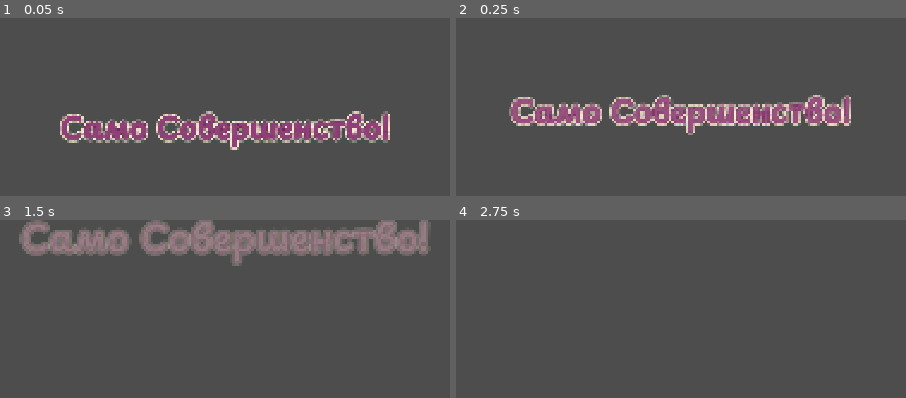
Above: before the commit, frames 1-4 (two rows, left to right).
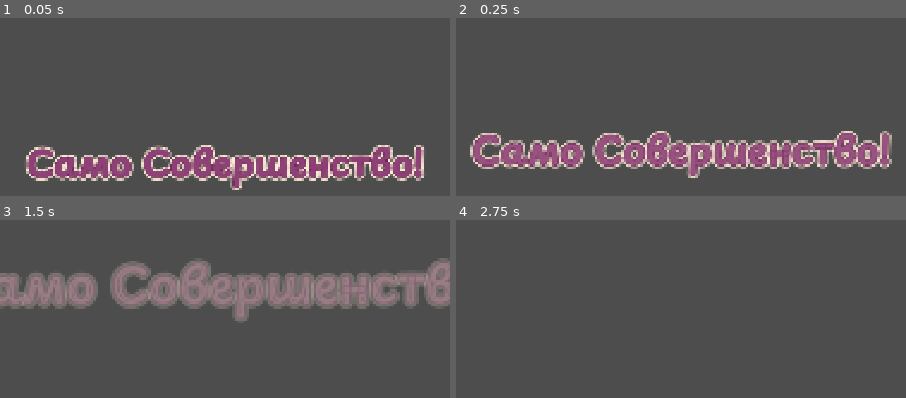
Above: after the commit, the same moments.

Repository: justkuzan/SuikaGame
Game: Godot game, scene res://Core/Combo/ComboPopUp/ComboPopUp.tscn
Two runs of this game, one before a commit and one after it. Both use one fixed random seed, a clock stepped at 60 frames per second and the inputs below. This scene is started directly instead of the project's main scene.
Inputs (mouse positions are in pixels of both pictures, inside the frame that each line leads up to):
- Up to frame 1 (0.05 s): no input
- Up to frame 2 (0.25 s): no input
- Up to frame 3 (1.5 s): move the mouse to (outside the picture) at 0.52 s; press the mouse at (outside the picture) at 0.53 s; move the mouse to (outside the picture) at 1.27 s; release the mouse at (outside the picture) at 1.28 s; click (outside the picture) at 1.35 s
- Up to frame 4 (2.75 s): move the mouse to (outside the picture) at 2.02 s; press the mouse at (outside the picture) at 2.03 s

The runs differ from the first frame. In frame 1, 21% of the frame differs, in the area x 5-95%, y 52-97%; in frame 2, 23%; in frame 3, 30%, in the area x 0-100%, y 0-57%; in frame 4, nothing differs.

Commit message:
minor refactoring

Diff:
--- a/Core/Combo/ComboManager/ComboManager.gd
+++ b/Core/Combo/ComboManager/ComboManager.gd
@@ -1,6 +1,9 @@
 extends Node
 class_name ComboManager
 
+@export var balance: GameBalance
+
+@export var min_combo_threshold: int = 3
 @export var combo_popup_scene: PackedScene
 @export var combo_phrases: Array[String] = []
 @onready var combo_timer: Timer = $ComboTimer
@@ -8,6 +11,10 @@
 
 var combo_counter: int = 0
 var combo_multiplier: int = 1
+
+#Пусть ComboManager сам решает, достаточно ли высоко поднялся счетчик,
+#и посылает в сигнале не только цифру, но и «состояние» (например, флаг is_active).
+#Ну и нам надо чтобы он посылал еще вектор (посмотреть на Мердж Поп Ап)
 
 
 func _ready() -> void:
@@ -19,6 +26,8 @@
 		combo_counter = 1
 	else:
 		combo_counter += 1
+
+	if combo_counter >= min_combo_threshold:
 		play_combo_audio()
 
 	update_multiplier()
@@ -27,10 +36,10 @@
 
 
 func update_multiplier() -> void:
-	if combo_counter < 2:
+	if combo_counter < min_combo_threshold:
 		combo_multiplier = 1
 	else:
-		combo_multiplier = (combo_counter / 2) * 2
+		combo_multiplier = ((combo_counter - min_combo_threshold) / 2 + 1) * 2
 
 
 func spawn_combo_popup_scene() -> void:
@@ -38,14 +47,15 @@
 	pop_up_container.add_child(popup)
 	#popup.global_position = screen_center
 
-	var phrase_index = clampi(combo_counter - 2, 0, combo_phrases.size() - 1)
+	var phrase_index = clampi(combo_counter - min_combo_threshold, 0, combo_phrases.size() - 1)
 	var selected_text = combo_phrases[phrase_index]
 	popup.setup(selected_text)
 
 
 func _on_combo_timer_timeout() -> void:
-	if combo_counter >= 2:
+	if combo_counter >= min_combo_threshold:
 		spawn_combo_popup_scene()
+		#AudioManager.play("combo_end")
 
 	combo_counter = 0
 	combo_multiplier = 1
@@ -53,6 +63,6 @@
 
 
 func play_combo_audio() -> void:
-	var raw_pitch = 1.0 + (0.05 * (combo_counter - 2))
+	var raw_pitch = 1.0 + (0.05 * (combo_counter - min_combo_threshold))
 	AudioManager.combo.pitch_scale = clampf(raw_pitch, 1.0, 1.4)
 	AudioManager.play("combo")
--- a/Core/Combo/ComboManager/ComboManager.tscn
+++ b/Core/Combo/ComboManager/ComboManager.tscn
@@ -1,10 +1,12 @@
 [gd_scene format=3 uid="uid://dy77c5fvl7uvv"]
 
 [ext_resource type="Script" uid="uid://dackvt7rgd7dy" path="res://Core/Combo/ComboManager/ComboManager.gd" id="1_gs8m6"]
+[ext_resource type="Resource" uid="uid://w2s0te3fdxps" path="res://Resources/GameBalance.tres" id="2_66ryh"]
 [ext_resource type="PackedScene" uid="uid://cg8yt540127fo" path="res://Core/Combo/ComboPopUp/ComboPopUp.tscn" id="2_bs2mh"]
 
 [node name="ComboManager" type="Node" unique_id=597900910]
 script = ExtResource("1_gs8m6")
+balance = ExtResource("2_66ryh")
 combo_popup_scene = ExtResource("2_bs2mh")
 combo_phrases = Array[String](["Прелестно!", "Чудесно!", "Очаровательно!", "Волшебно!", "Изумительно!", "Восхитительно!", "Само Совершенство!"])
 
--- a/Core/Combo/ComboPopUp/ComboPopUp.gd
+++ b/Core/Combo/ComboPopUp/ComboPopUp.gd
@@ -6,18 +6,17 @@
 
 func _ready() -> void:
 	combo_pop_up_label.modulate.a = 1.0
-	combo_pop_up_label.scale = Vector2(0.75, 0.75)
+	combo_pop_up_label.scale = Vector2(0.9, 0.9)
 
 	var tween = get_tree().create_tween()
 	var target_pos = combo_pop_up_label.position + Vector2(0, -250)
 
 	tween.set_parallel(true)
-	tween.tween_property(combo_pop_up_label, "position", target_pos, 2.0).set_trans(Tween.TRANS_SINE).set_ease(Tween.EASE_OUT)
-	tween.tween_property(combo_pop_up_label, "modulate:a", 0.0, 2.0)
+	tween.tween_property(combo_pop_up_label, "position", target_pos, 2.5).set_trans(Tween.TRANS_SINE).set_ease(Tween.EASE_OUT)
+	tween.tween_property(combo_pop_up_label, "modulate:a", 0.0, 2)
 
 	#tween.set_parallel(true)
-	tween.tween_property(combo_pop_up_label, "scale", Vector2(1.0, 1.0), 2.0)
-	#tween.tween_property(combo_pop_up_margin, "scale", Vector2(1.0, 1.0), 2.0)
+	tween.tween_property(combo_pop_up_label, "scale", Vector2(1.5, 1.5), 2.5)
 
 	tween.finished.connect(queue_free)
 
--- a/Core/Combo/ComboPopUp/ComboPopUp.tscn
+++ b/Core/Combo/ComboPopUp/ComboPopUp.tscn
@@ -3,14 +3,40 @@
 [ext_resource type="Script" uid="uid://do0hru87van1x" path="res://Core/Combo/ComboPopUp/ComboPopUp.gd" id="1_wmctw"]
 [ext_resource type="LabelSettings" uid="uid://o6wl2qstblqh" path="res://Resources/Fonts/Playpens-96-Purple-WhiteShadow.tres" id="3_vm44t"]
 
+[sub_resource type="Gradient" id="Gradient_tpm8g"]
+offsets = PackedFloat32Array(0, 0.6377246)
+colors = PackedColorArray(0.5411765, 0.23921569, 0.45490196, 0.4627451, 0.5411765, 0.23921569, 0.45490196, 0)
+
+[sub_resource type="GradientTexture2D" id="GradientTexture2D_vm44t"]
+gradient = SubResource("Gradient_tpm8g")
+width = 20
+height = 20
+fill = 1
+fill_from = Vector2(0.5, 0.5)
+
 [node name="ComboPopUp" type="CanvasLayer" unique_id=683500352]
+layer = 100
 script = ExtResource("1_wmctw")
+
+[node name="CPUParticles2D" type="CPUParticles2D" parent="." unique_id=1853443363]
+visible = false
+position = Vector2(540, 366)
+emitting = false
+amount = 100
+texture = SubResource("GradientTexture2D_vm44t")
+lifetime = 2.0
+one_shot = true
+explosiveness = 1.0
+spread = 180.0
+gravity = Vector2(0, 0)
+initial_velocity_min = 200.0
+initial_velocity_max = 500.0
 
 [node name="ComboPopUp-Label" type="Label" parent="." unique_id=212244853]
 anchors_preset = 10
 anchor_right = 1.0
-offset_top = 197.0
-offset_bottom = 343.0
+offset_top = 280.0
+offset_bottom = 426.0
 grow_horizontal = 2
 pivot_offset_ratio = Vector2(0.5, 0.5)
 size_flags_horizontal = 3
--- /dev/null
+++ b/Core/GameBalance.gd
@@ -0,0 +1,6 @@
+extends Resource
+class_name GameBalance
+
+@export var combo_wait_time: float = 2.0
+@export var min_combo_threshold: int = 3
+@export var pitch_step: float = 0.05
--- a/Globals/AudioManager/AudioManager.gd
+++ b/Globals/AudioManager/AudioManager.gd
@@ -4,6 +4,7 @@
 @onready var collide: AudioStreamPlayer = $Collide
 @onready var merge: AudioStreamPlayer = $Merge
 @onready var combo: AudioStreamPlayer = $Combo
+@onready var combo_end: AudioStreamPlayer = $ComboEnd
 @onready var music: AudioStreamPlayer = $Music
 @onready var ambience: AudioStreamPlayer = $Ambience
 
@@ -24,6 +25,9 @@
 		"combo":
 			combo.play()
 
+		"combo_end":
+			combo_end.play()
+
 		"music":
 			music.play()
 
--- a/Globals/AudioManager/AudioManager.tscn
+++ b/Globals/AudioManager/AudioManager.tscn
@@ -7,6 +7,7 @@
 [ext_resource type="AudioStream" uid="uid://b88djriwn04xa" path="res://Assets/Sounds/Ding.ogg" id="4_ivlit"]
 [ext_resource type="AudioStream" uid="uid://cuaastmrauxg4" path="res://Assets/Sounds/background-music-elegant.ogg" id="4_oi62k"]
 [ext_resource type="AudioStream" uid="uid://f1smnyd43l2n" path="res://Assets/Sounds/background_field.ogg" id="5_ivlit"]
+[ext_resource type="AudioStream" uid="uid://brkcm7x3uf1jl" path="res://Assets/Sounds/combo_end.ogg" id="6_4m0ye"]
 
 [node name="AudioManager" type="Node" unique_id=226611794]
 script = ExtResource("1_il12q")
@@ -32,9 +33,14 @@
 
 [node name="Combo" type="AudioStreamPlayer" parent="." unique_id=844262331]
 stream = ExtResource("4_ivlit")
-volume_db = -8.0
+volume_db = -12.0
 max_polyphony = 8
 bus = &"Effects"
+
+[node name="ComboEnd" type="AudioStreamPlayer" parent="." unique_id=332470044]
+stream = ExtResource("6_4m0ye")
+volume_db = -10.0
+pitch_scale = 1.2
 
 [node name="Music" type="AudioStreamPlayer" parent="." unique_id=2122916426]
 stream = ExtResource("4_oi62k")
--- /dev/null
+++ b/Resources/GameBalance.tres
@@ -0,0 +1,7 @@
+[gd_resource type="Resource" script_class="GameBalance" format=3 uid="uid://w2s0te3fdxps"]
+
+[ext_resource type="Script" uid="uid://d0w24yvuksu0f" path="res://Core/GameBalance.gd" id="1_x4b6j"]
+
+[resource]
+script = ExtResource("1_x4b6j")
+metadata/_custom_type_script = "uid://d0w24yvuksu0f"
--- a/UI/InGameUi.gd
+++ b/UI/InGameUi.gd
@@ -43,10 +43,10 @@
 
 
 func on_combo_updated(combo_count: int, _combo_multiplier: int) -> void:
-	if combo_count == 2:
+	if combo_count == 3:
 		combo_counter_label.text = str(combo_count)
 		appearance_tween(combo_pop_up_control)
-	elif combo_count > 2:
+	elif combo_count > 3:
 		combo_counter_label.text = str(combo_count)
 		pulse_tween(combo_pop_up_control)
 	elif combo_count == 0:
Not shown, added: Assets/Sounds/combo_end.ogg.import
Not shown, added: Core/GameBalance.gd.uid
Not shown, changed: export_presets.cfg
Not shown, added: Assets/Sounds/combo_end.ogg
